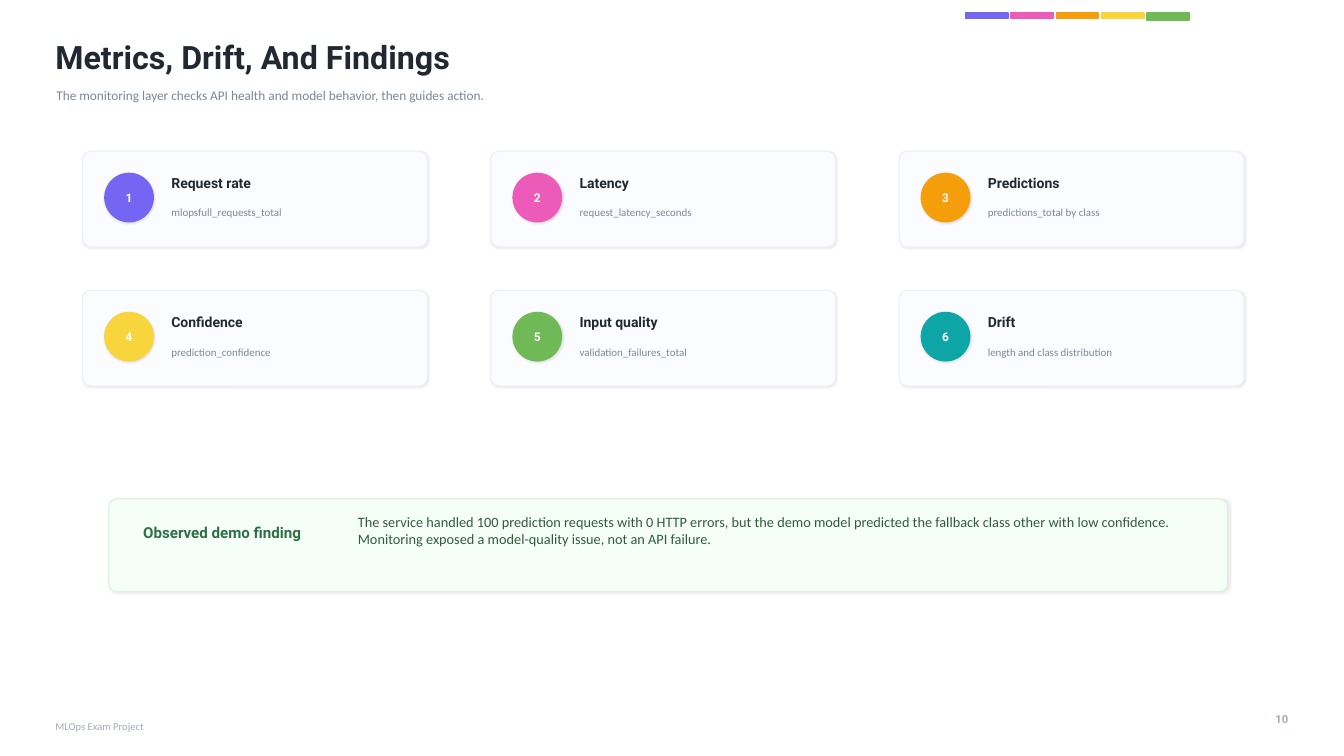
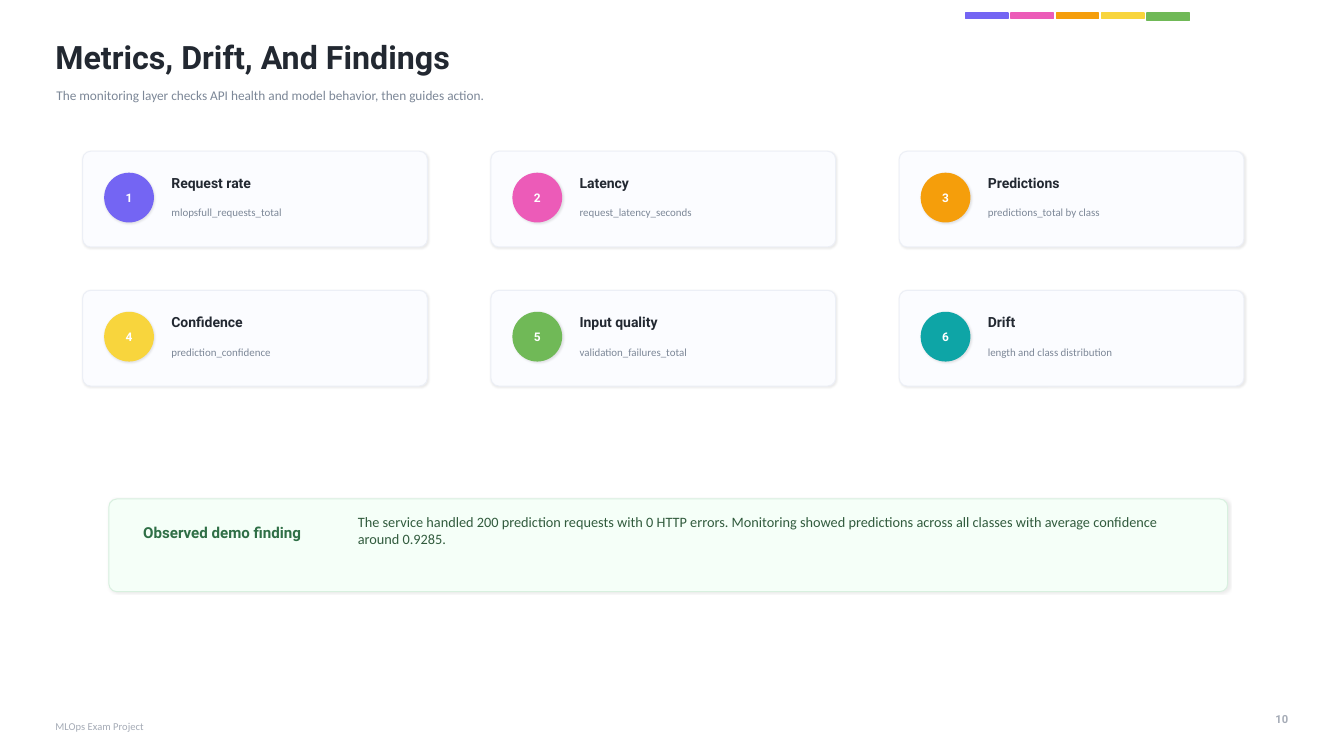
Before and after one commit to AyoubMoutik/mlops-project, a slide deck: slide 10 of report/mlops_project_presentation.pptx. Drawn at 1344x756 pixels with LibreOffice and Linux fonts; fonts in the diff are those of the drawing. Boxes give left, top, right and bottom in pixels: in the first picture for what was removed or moved away, otherwise in the second. Text is boxed around its words. In the diff, an @@ line names an element or a change of style, - is before the commit and + after.

Commit message:
Improve model training and update reporting evidence

```diff
--- a/report/mlops_project_presentation.pptx
+++ b/report/mlops_project_presentation.pptx
@@ text at <box>358,517,1157,544</box>: text changed @@
-The service handled 100 prediction requests with 0 HTTP errors, but the demo model predicted the fallback class other with low confidence. Monitoring exposed a model-quality issue, not an API failure.
+The service handled 200 prediction requests with 0 HTTP errors. Monitoring showed predictions across all classes with average confidence around 0.9285.
```
Also in this commit, not shown: 2 other slides changed, 20 other files.
